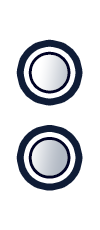
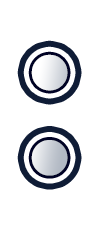
Before/after of a w=100, h=230 layered artwork. What changed in the layer stack:
pixels changed over (16, 39, 83, 191) (layer not identified)
